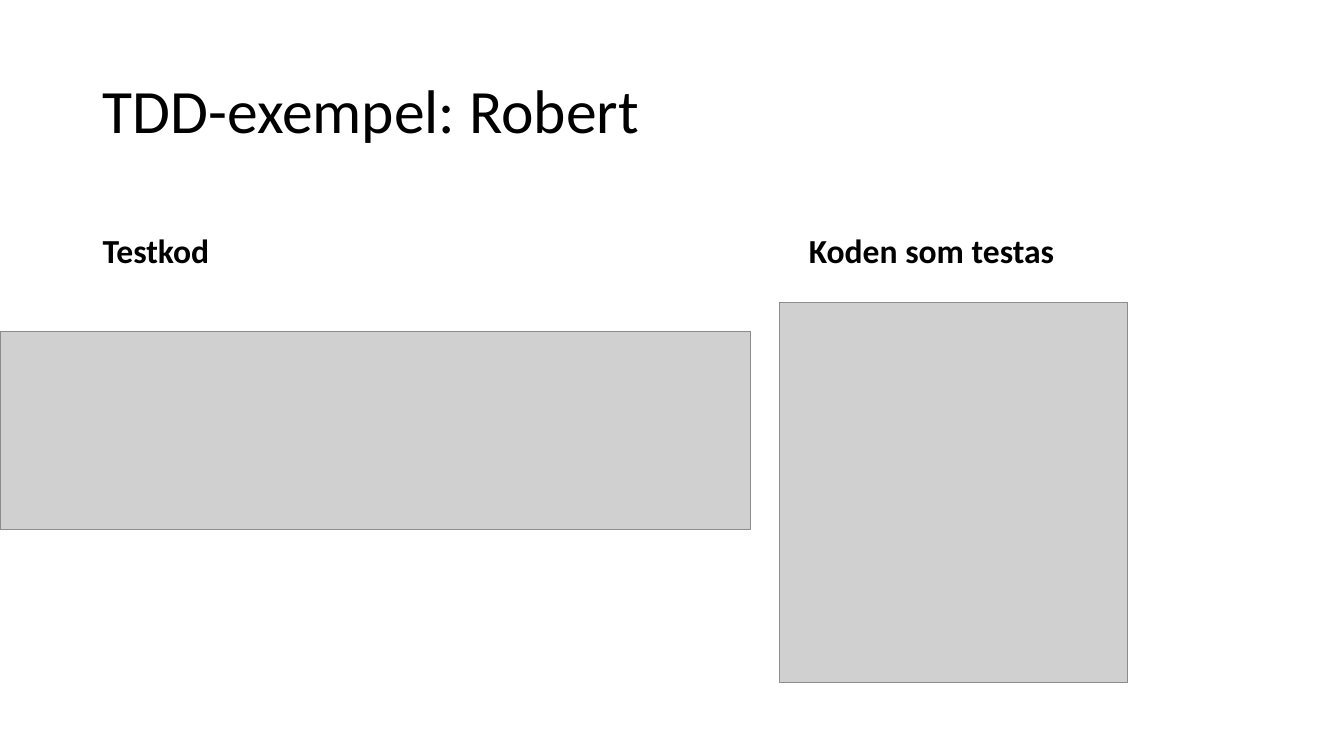
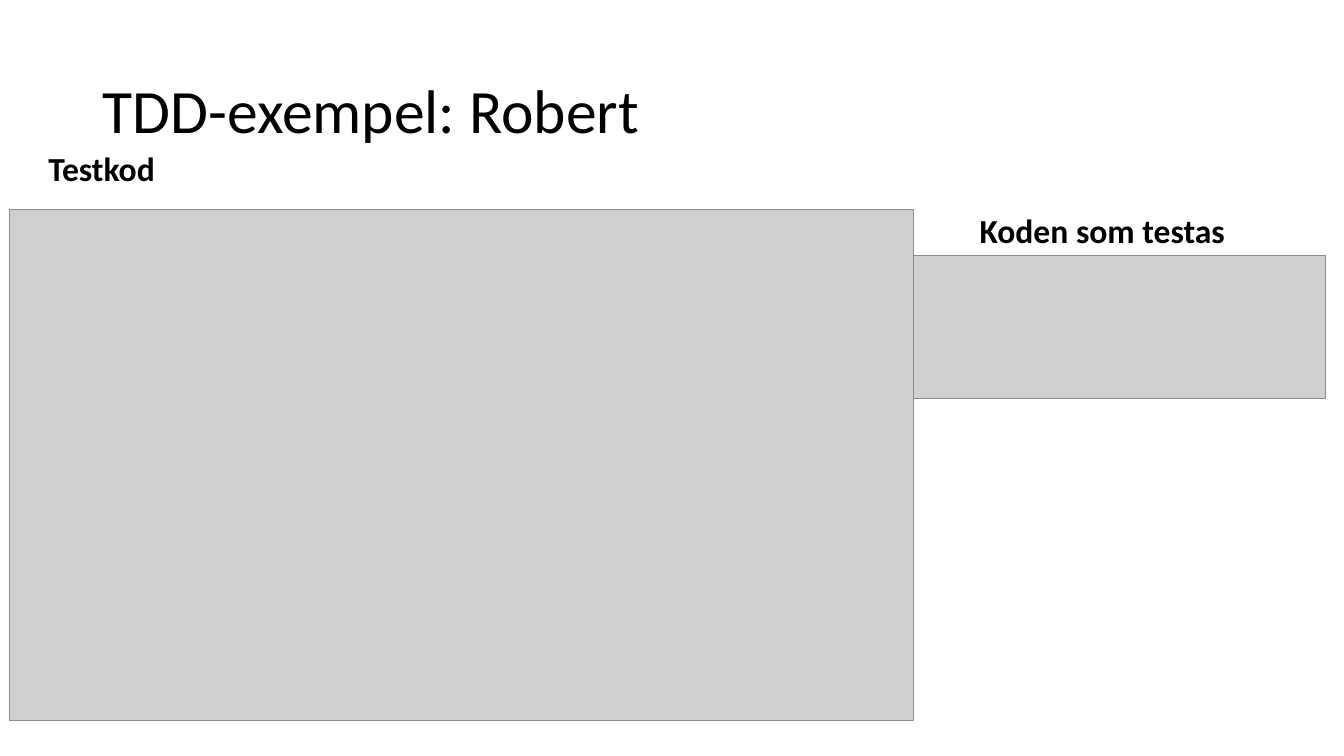
Before and after one commit to fyrtio2/projektINTE, a slide deck: slide 8 of 01 Dokumentation/slutredovisning.pptx. Drawn at 1344x756 pixels with LibreOffice and Linux fonts; fonts in the diff are those of the drawing; grey boxes stand for pictures. Boxes give left, top, right and bottom in pixels: in the first picture for what was removed or moved away, otherwise in the second. Text is boxed around its words. In the diff, an @@ line names an element or a change of style, - is before the commit and + after.

```diff
--- a/01 Dokumentation/slutredovisning.pptx
+++ b/01 Dokumentation/slutredovisning.pptx
@@ text "Testkod": place and size @@
-text "Testkod" at (103, 239, 210, 264)
+text "Testkod" at (48, 157, 155, 182)
@@ text "Koden som testas": place and size @@
-text "Koden som testas" at (809, 239, 1054, 264)
+text "Koden som testas" at (980, 219, 1224, 244)
@@ picture added at (10, 210, 913, 720) @@
@@ picture added at (913, 255, 1326, 398) @@
@@ picture removed at (780, 302, 1128, 683) @@
@@ picture removed at (0, 332, 751, 530) @@
```
Also in this commit, not shown: 2 slides added, 6 slides removed.
